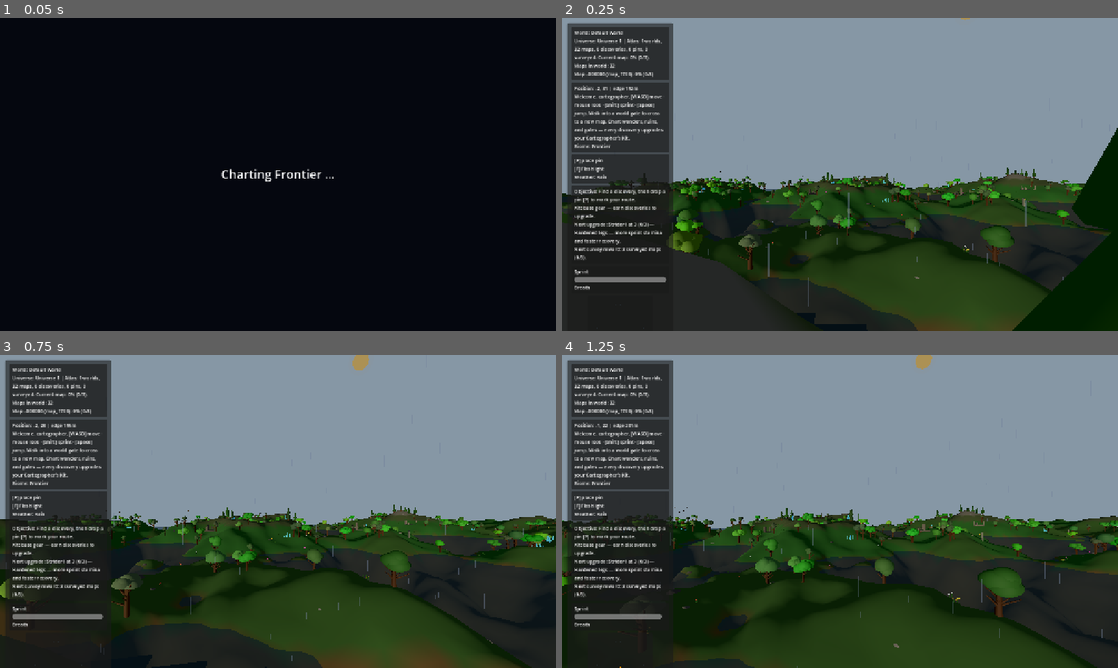
Above: before the commit, frames 1-4 (two rows, left to right).
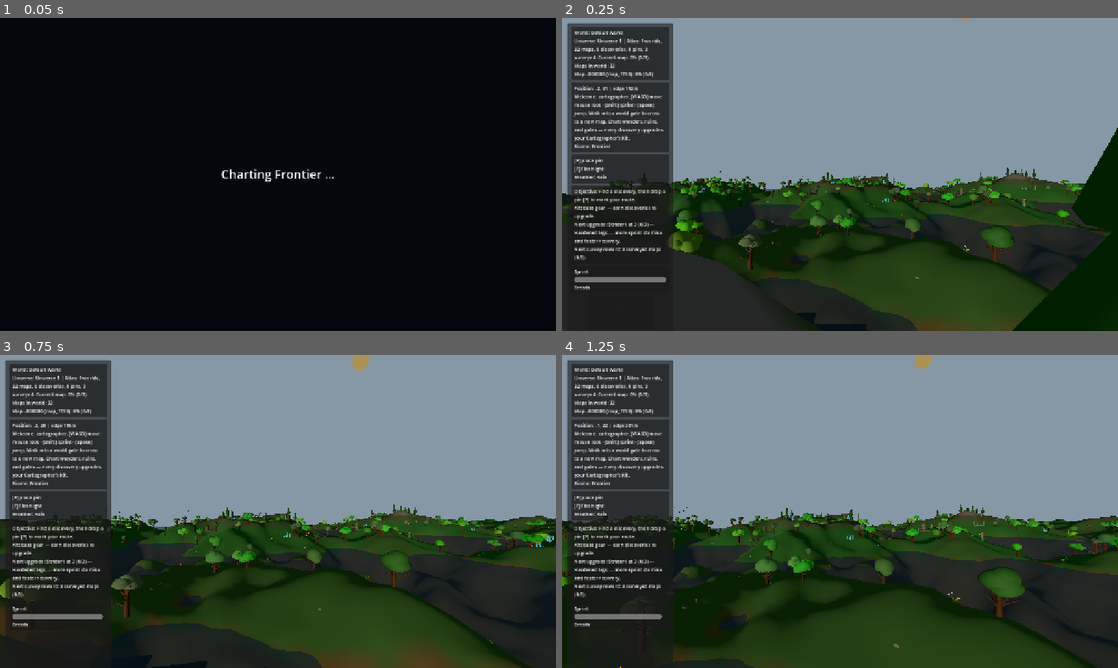
Above: after the commit, the same moments.

Repository: emkey1/Gatewalk
Game: Godot game, scene res://scenes/main.tscn
Same seed, same stepped clock (60 frames per second), same inputs: the game is played once before the commit and once after it.
Inputs (mouse positions are in pixels of both pictures, inside the frame that each line leads up to):
- Up to frame 1 (0.05 s): no input
- Up to frame 2 (0.25 s): no input
- Up to frame 3 (0.75 s): tap Enter at 0.5 s; move the mouse to (305, 511) at 0.52 s; hold W (move_forward) from 0.53 s (still down); hold Shift (sprint) from 0.53 s (still down)
- Up to frame 4 (1.25 s): keep holding W (move_forward); keep holding Shift (sprint); tap Space (jump) at 0.77, 1.07 s

Frame 1 is identical in both runs. In frame 2, 0.2% of the frame differs, in the area x 19-91%, y 54-93%; in frame 3, 0.1%; in frame 4, 0.1%.

Commit message:
Rain: follow player vertically + denser, longer streaks (reads straight ahead)
Two reasons rain was invisible looking forward but obvious looking up:
- The storm root followed the player in X/Z but pinned Y to 0, so the
  emission band sat at a fixed world height. At any elevation the rain
  column drifted off eye level -- you saw the dense band overhead but
  little straight ahead. Now it follows the player on all axes.
- The streaks were short (0.55m) and the field sparse (700 over a 52x52
  column), so fast drops strobed into sparse dots, readable only along
  the fall axis. Now 2000 drops in a tighter 30x30 column with longer
  1.05m streaks (overlap frame-to-frame) and a bit more alpha.

Verified headless: rain builds with the new values, snow/blizzard intact,
both suites green.

Co-Authored-By: Claude Opus 4.8 <noreply@anthropic.com>

Diff:
--- a/scripts/Main.gd
+++ b/scripts/Main.gd
@@ -3399,7 +3399,10 @@
 	var player: CharacterBody3D = _get_player()
 	if player == null:
 		return
-	_weather_root.global_position = Vector3(player.global_position.x, 0.0, player.global_position.z)
+	# Follow the player in ALL axes — pinning Y to 0 left the emission band at a fixed
+	# world height, so at any elevation the rain sat above/below eye level (very visible
+	# looking up, sparse straight ahead). Tracking Y keeps the column centred on you.
+	_weather_root.global_position = player.global_position
 	# Hide falling rain/snow when the player is under a roof (indoors) — the particles
 	# would otherwise pass straight through a solid ceiling. Guarded against the brief
 	# mid-transition states where the player isn't in a live physics world.
--- a/scripts/factories/WeatherFactory.gd
+++ b/scripts/factories/WeatherFactory.gd
@@ -41,28 +41,32 @@
 	root.name = "Weather_Rain"
 
 	var particles := GPUParticles3D.new()
-	particles.amount = 700
-	particles.lifetime = 1.1
-	particles.preprocess = 1.1
+	# Dense field in a tighter column centred on the player so the rain reads when you
+	# look straight ahead, not only straight up.
+	particles.amount = 2000
+	particles.lifetime = 1.0
+	particles.preprocess = 1.0
 	particles.local_coords = false
-	particles.position = Vector3(0.0, 20.0, 0.0)
+	particles.position = Vector3(0.0, 15.0, 0.0)
 
 	var process := ParticleProcessMaterial.new()
 	process.emission_shape = ParticleProcessMaterial.EMISSION_SHAPE_BOX
-	process.emission_box_extents = Vector3(26.0, 0.5, 26.0)
+	process.emission_box_extents = Vector3(15.0, 0.5, 15.0)
 	process.direction = Vector3(0.05, -1.0, 0.0)
-	process.spread = 3.0
-	process.initial_velocity_min = 18.0
-	process.initial_velocity_max = 24.0
-	process.gravity = Vector3(0.0, -28.0, 0.0)
+	process.spread = 5.0
+	process.initial_velocity_min = 15.0
+	process.initial_velocity_max = 20.0
+	process.gravity = Vector3(0.0, -22.0, 0.0)
 	process.scale_min = 0.7
 	process.scale_max = 1.2
 	particles.process_material = process
 
+	# Longer streaks so a drop overlaps itself between frames (a short streak moving fast
+	# strobes into sparse dots — readable along the fall axis, not across it).
 	var streak := QuadMesh.new()
-	streak.size = Vector2(0.03, 0.55)
+	streak.size = Vector2(0.05, 1.05)
 	var mat := StandardMaterial3D.new()
-	mat.albedo_color = Color(0.62, 0.70, 0.85, 0.45)
+	mat.albedo_color = Color(0.68, 0.76, 0.92, 0.55)
 	mat.transparency = BaseMaterial3D.TRANSPARENCY_ALPHA
 	mat.shading_mode = BaseMaterial3D.SHADING_MODE_UNSHADED
 	mat.billboard_mode = BaseMaterial3D.BILLBOARD_FIXED_Y
